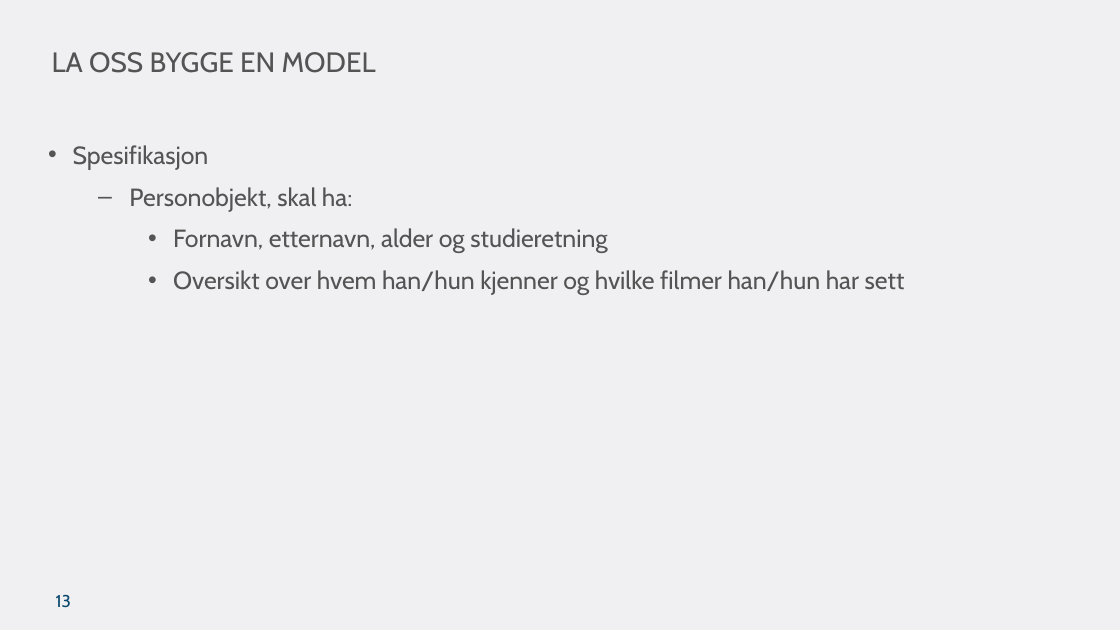
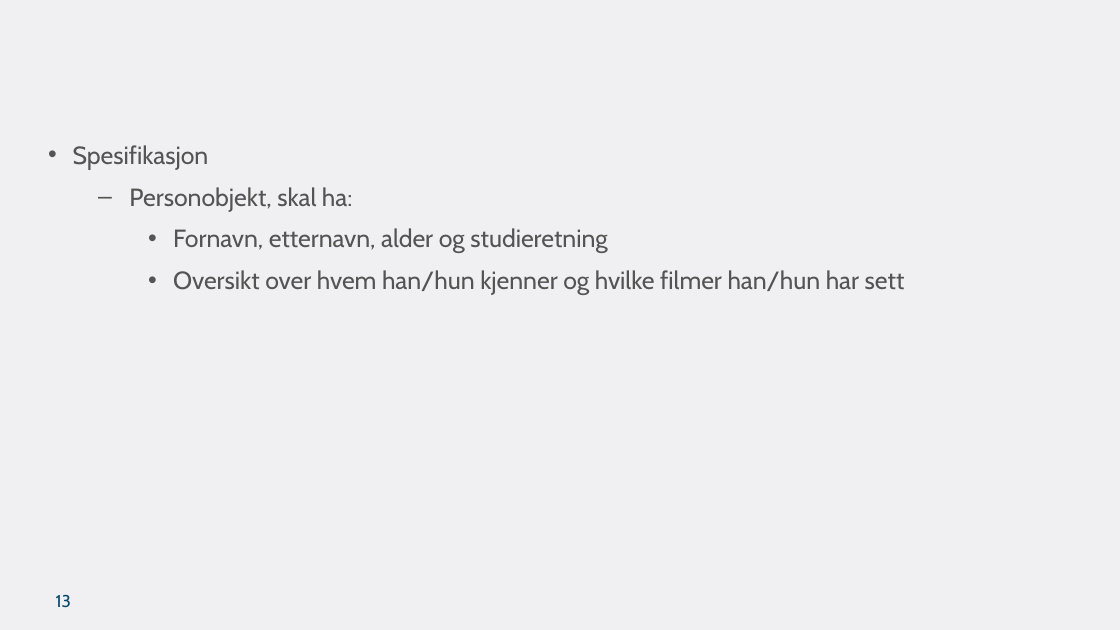
Before and after one commit to ttessem/SemWebKurs, a slide deck: slide 13 of SemWebKursUiB.pptx. Drawn at 1120x630 pixels with LibreOffice and Linux fonts; fonts in the diff are those of the drawing; background and template pictures are left out. Boxes give left, top, right and bottom in pixels: in the first picture for what was removed or moved away, otherwise in the second. Text is boxed around its words. In the diff, an @@ line names an element or a change of style, - is before the commit and + after.

```diff
--- a/SemWebKursUiB.pptx
+++ b/SemWebKursUiB.pptx
@@ title removed at <box>52,52,376,73</box> @@
-LA OSS BYGGE EN MODEL
```
Also in this commit, not shown: 4 other slides changed, 1 other file.
